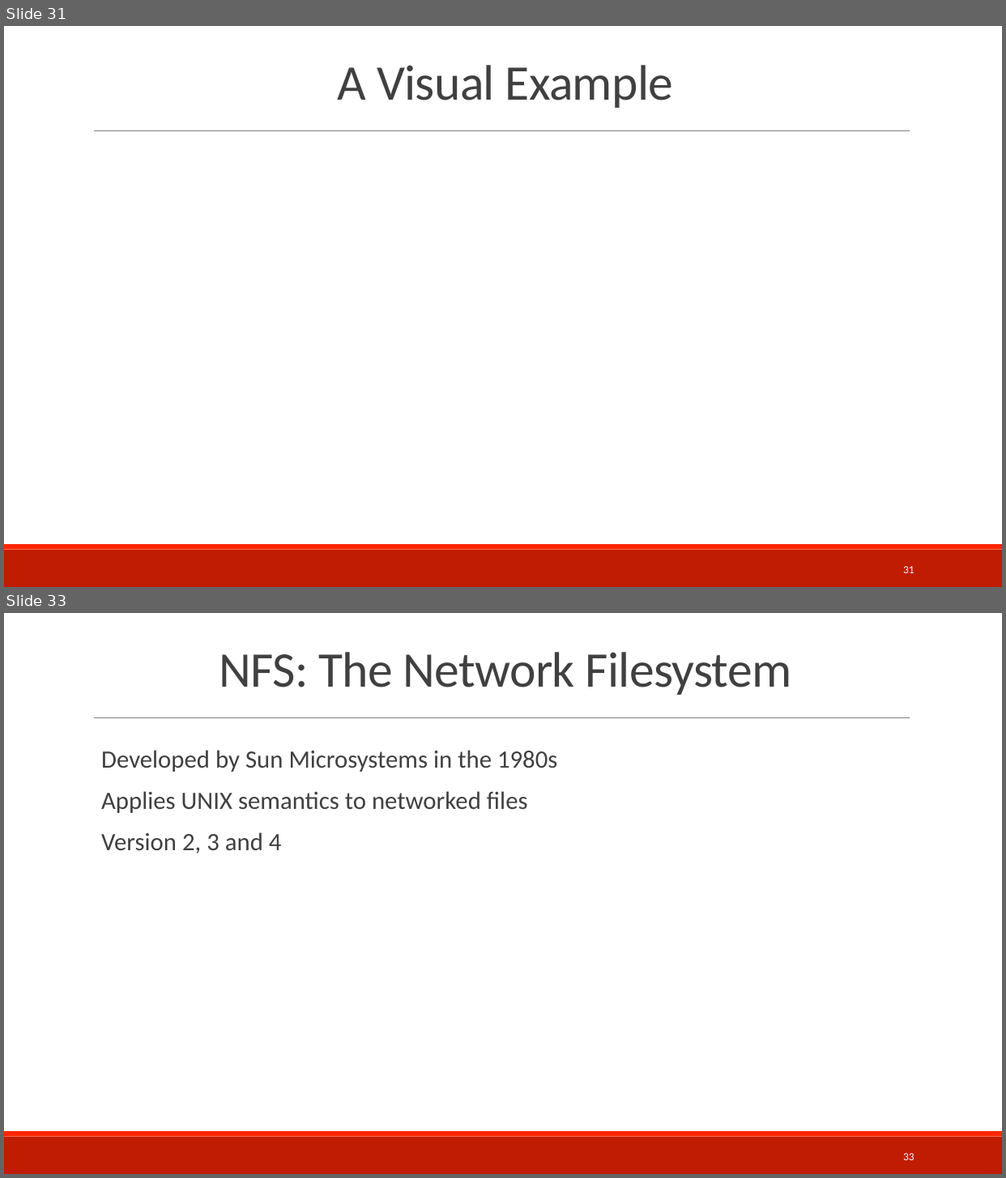
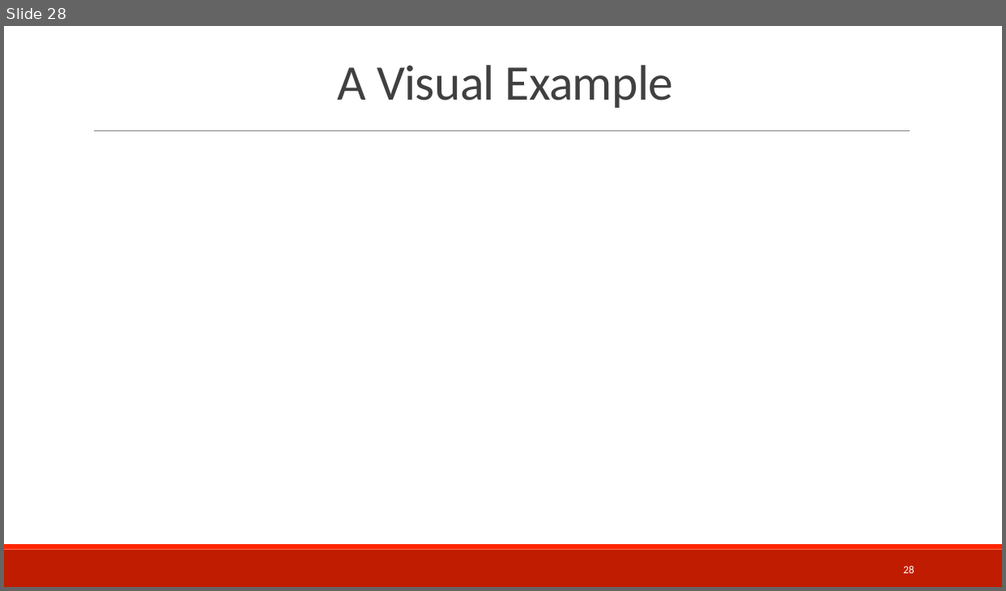
Before and after one commit to teachbsd/course, a slide deck: undergraduate/lectures/storage.pptx. Shown one above the other, each under a label of ours: slides 31 and 33 before the commit, slide 28 after it; the slides between them are not shown. The pictures are 1006x1178 and 1006x591 pixels, drawn with LibreOffice and Linux fonts; fonts in the diff are those of the drawing; background and template pictures are left out. Boxes give left, top, right and bottom in pixels: in the first picture for what was removed or moved away, otherwise in the second. Text is boxed around its words. In the diff, an @@ line names an element or a change of style, - is before the commit and + after.

```diff
--- a/undergraduate/lectures/storage.pptx
+++ b/undergraduate/lectures/storage.pptx
@@ slide 33 removed at (x1=4, y1=613, x2=1002, y2=1174), background #FFFFFF; not listed: 3 template elements that a slide beside it also shows @@
@@ title removed at (x1=219, y1=652, x2=792, y2=695) @@
-NFS: The Network Filesystem
@@ text removed at (x1=101, y1=750, x2=557, y2=854) @@
-  Developed by Sun Microsystems in the 1980s
-  Applies UNIX semantics to networked files
-  Version 2, 3 and 4
@@ page number removed at (x1=903, y1=1153, x2=914, y2=1161) @@
-33
@@ what was slide 31 is now slide 28 @@
@@ page number at (x1=903, y1=566, x2=914, y2=574): text changed @@
-31
+28
```
Also in this commit, not shown: 5 slides changed, 3 other slides removed.
